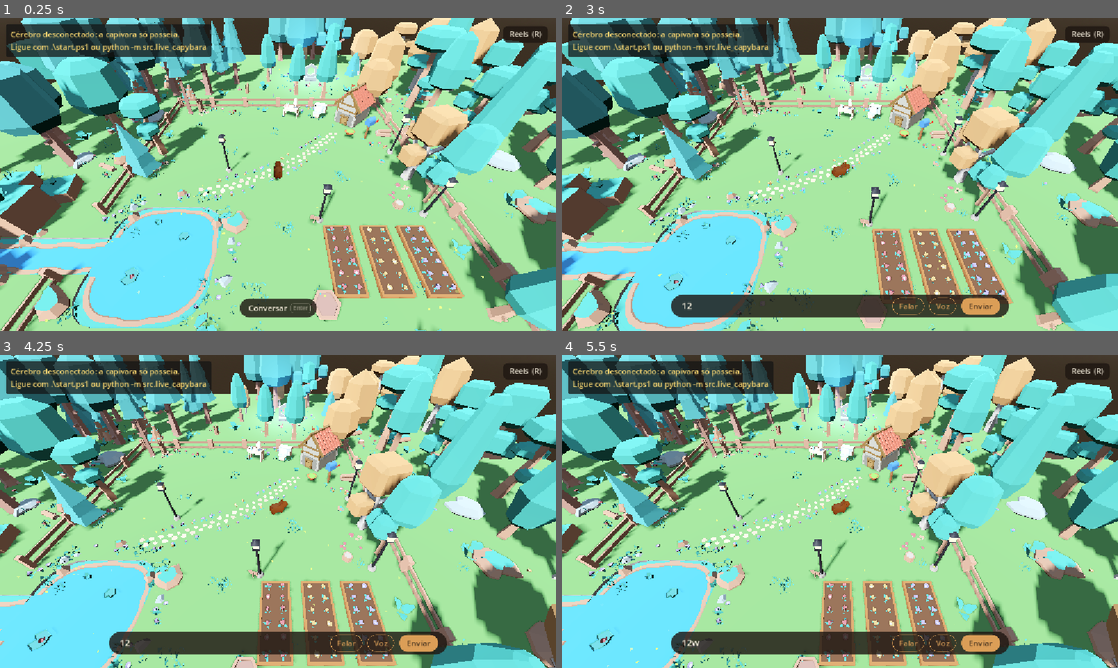
Above: before the commit, frames 1-4 (two rows, left to right).
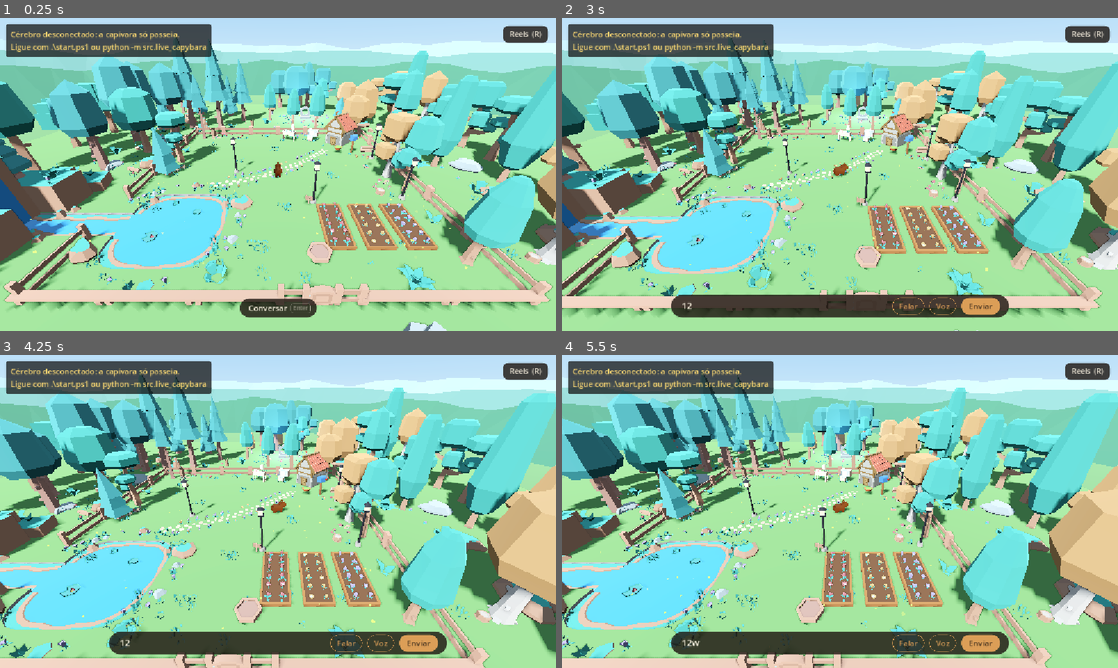
Above: after the commit, the same moments.

Repository: MatheusPatricioo/capivara-ia
Game: Godot game, scene res://scenes/world.tscn
Same seed, same stepped clock (60 frames per second), same inputs: the game is played once before the commit and once after it.
Inputs (mouse positions are in pixels of both pictures, inside the frame that each line leads up to):
- Up to frame 1 (0.25 s): no input
- Up to frame 2 (3 s): click "Conversar" at 0.5 s; click (784, 305) at 1.27 s; type "12" at 1.35 s; click "Falar" at 2 s; tap Enter at 2.75 s; move the mouse to (962, 158) at 2.77 s; hold D (move_right) from 2.78 s (still down); hold Tab (toggle_control_mode) from 2.78 s (still down); click (962, 158) at 2.92 s
- Up to frame 3 (4.25 s): move the mouse to (166, 527) at 3.52 s; release D (move_right) at 3.53 s; release Tab (toggle_control_mode) at 3.53 s; hold S (move_backward) from 3.53 s (still down); tap R (toggle_reels_mode) at 3.6 s
- Up to frame 4 (5.5 s): move the mouse to (895, 442) at 4.27 s; release S (move_backward) at 4.28 s; hold D (move_right) 4.28-5.03 s; tap Enter at 4.35 s; move the mouse to (812, 574) at 5.02 s; hold W (move_forward) from 5.03 s (still down); tap Keypad Enter at 5.1 s; click (812, 574) at 5.17 s

The runs differ from the first frame. In frame 1, 70% of the frame differs, in the area x 0-100%, y 0-100%; in frame 2, 68%; in frame 3, 70%; in frame 4, 70%.

Commit message:
feat: paint the sky with a custom shader with twilight gradients and parallax stars
Also tilts the game camera toward the horizon and adds distant low poly hills, so the sky shows.

Diff:
--- a/world/scenes/world.tscn
+++ b/world/scenes/world.tscn
@@ -114,13 +114,18 @@
 [ext_resource type="Script" uid="uid://cw5lg5n8c8ph3" path="res://scripts/props/stepping_stones.gd" id="stepping_stones"]
 [ext_resource type="PackedScene" path="res://scenes/props/waterfall.tscn" id="waterfall"]
 [ext_resource type="Script" uid="uid://cfp3tmwrvk1xx" path="res://scripts/world_sky.gd" id="world_sky"]
+[ext_resource type="Shader" path="res://shaders/sky.gdshader" id="sky_shader"]
+[ext_resource type="Script" path="res://scripts/scenery/distant_hills.gd" id="distant_hills"]
+[ext_resource type="Script" path="res://scripts/scenery/hill_ring.gd" id="hill_ring"]
 [ext_resource type="PackedScene" path="res://scenes/props/writing_desk.tscn" id="writing_desk"]
 [ext_resource type="Script" uid="uid://np7fn8eueqpg" path="res://scripts/writing_desk/writing_desk_viewer.gd" id="writing_desk_viewer"]
 
-[sub_resource type="ProceduralSkyMaterial" id="ProceduralSkyMaterial_sky"]
+[sub_resource type="ShaderMaterial" id="ShaderMaterial_sky"]
+shader = ExtResource("sky_shader")
 
 [sub_resource type="Sky" id="Sky_main"]
-sky_material = SubResource("ProceduralSkyMaterial_sky")
+sky_material = SubResource("ShaderMaterial_sky")
+process_mode = 1
 
 [sub_resource type="Environment" id="Environment_main"]
 background_mode = 2
@@ -129,6 +134,31 @@
 ssao_enabled = true
 ssao_radius = 0.5
 glow_enabled = true
+fog_aerial_perspective = 1.0
+
+[sub_resource type="Resource" id="HillRing_near"]
+script = ExtResource("hill_ring")
+inner_radius = 26.0
+depth = 8.0
+min_height = 2.0
+max_height = 5.5
+color = Color(0.24, 0.44, 0.33, 1)
+
+[sub_resource type="Resource" id="HillRing_middle"]
+script = ExtResource("hill_ring")
+inner_radius = 40.0
+depth = 12.0
+min_height = 4.0
+max_height = 8.0
+color = Color(0.34, 0.52, 0.48, 1)
+
+[sub_resource type="Resource" id="HillRing_far"]
+script = ExtResource("hill_ring")
+inner_radius = 62.0
+depth = 18.0
+min_height = 6.0
+max_height = 11.0
+color = Color(0.5, 0.63, 0.68, 1)
 
 [sub_resource type="StandardMaterial3D" id="StandardMaterial3D_grass"]
 albedo_color = Color(0.36, 0.55, 0.3, 1)
@@ -161,6 +191,10 @@
 sun = NodePath("../Sun")
 world_environment = NodePath("../Environment")
 
+[node name="DistantHills" type="MeshInstance3D" parent="."]
+script = ExtResource("distant_hills")
+rings = Array[ExtResource("hill_ring")]([SubResource("HillRing_near"), SubResource("HillRing_middle"), SubResource("HillRing_far")])
+
 [node name="Floor" type="CSGCombiner3D" parent="." unique_id=6226552 groups=["navigation_source"]]
 
 [node name="Ground" type="CSGBox3D" parent="Floor" unique_id=2076397803]
@@ -217,7 +251,7 @@
 transform = Transform3D(1, 0, 0, 0, 1, 0, 0, 0, 1, 0, -0.11967622, 0)
 
 [node name="Camera3D" type="Camera3D" parent="Capybara" unique_id=1340388870]
-transform = Transform3D(1, 0, 0, 0, 0.70710677, 0.70710677, 0, -0.70710677, 0.70710677, 0, 6, 6)
+transform = Transform3D(1, 0, 0, 0, 0.8660254, 0.5, 0, -0.5, 0.8660254, 0, 5, 8.660254)
 
 [node name="Nature" type="Node3D" parent="." unique_id=1789617569 groups=["navigation_source"]]
 
--- /dev/null
+++ b/world/scripts/scenery/distant_hills.gd
@@ -0,0 +1,99 @@
+@tool
+class_name DistantHills
+extends MeshInstance3D
+
+## Rings of low poly hills far around the world, over a wide ground, so the edge of the
+## floor meets the sky with depth instead of a flat band. The mesh is built in code
+## (one draw call for everything); press "Rebuild hills" after changing a ring.
+
+## Rough, faceted ridges: each ring is cut into this many slices around the circle.
+@export_range(12, 256) var segments: int = 72
+@export var rings: Array[HillRing] = []
+## The wide ground starts under the floor's edge and runs to here.
+@export var ground_inner_radius: float = 16.5
+@export var ground_outer_radius: float = 140.0
+## Below the floor, so the two never fight over the same pixels.
+@export var ground_height: float = -0.25
+@export var ground_color: Color = Color(0.33, 0.5, 0.3)
+## Changing the seed gives another shape of ridges.
+@export var noise_seed: int = 7
+## How often the ridge goes up and down: higher values give more, narrower peaks.
+@export var noise_frequency: float = 0.06
+@export_tool_button("Rebuild hills") var rebuild_action: Callable = build
+
+
+func _ready() -> void:
+	build()
+
+
+func build() -> void:
+	var surface := SurfaceTool.new()
+	surface.begin(Mesh.PRIMITIVE_TRIANGLES)
+	# No shared smoothing: every triangle keeps its own normal, the low poly look.
+	surface.set_smooth_group(-1)
+	_add_ground(surface)
+	var noise := FastNoiseLite.new()
+	noise.seed = noise_seed
+	noise.frequency = noise_frequency
+	for ring_index: int in rings.size():
+		if rings[ring_index] != null:
+			_add_ring(surface, rings[ring_index], noise, ring_index)
+	surface.generate_normals()
+	mesh = surface.commit()
+	material_override = _flat_material()
+	cast_shadow = GeometryInstance3D.SHADOW_CASTING_SETTING_OFF
+
+
+## A flat ring of ground from under the floor's edge out to the far hills.
+func _add_ground(surface: SurfaceTool) -> void:
+	surface.set_color(ground_color)
+	for segment_index: int in segments:
+		var angle_start: float = TAU * segment_index / segments
+		var angle_end: float = TAU * (segment_index + 1) / segments
+		var inner_start: Vector3 = _point(angle_start, ground_inner_radius, ground_height)
+		var inner_end: Vector3 = _point(angle_end, ground_inner_radius, ground_height)
+		var outer_start: Vector3 = _point(angle_start, ground_outer_radius, ground_height)
+		var outer_end: Vector3 = _point(angle_end, ground_outer_radius, ground_height)
+		_add_quad(surface, inner_start, inner_end, outer_end, outer_start)
+
+
+## A slope that rises outward from the foot to a bumpy ridge, facing the world's center.
+func _add_ring(surface: SurfaceTool, ring: HillRing, noise: FastNoiseLite, ring_index: int) -> void:
+	surface.set_color(ring.color)
+	var ridge_radius: float = ring.inner_radius + ring.depth
+	for segment_index: int in segments:
+		var angle_start: float = TAU * segment_index / segments
+		var angle_end: float = TAU * (segment_index + 1) / segments
+		var foot_start: Vector3 = _point(angle_start, ring.inner_radius, ground_height)
+		var foot_end: Vector3 = _point(angle_end, ring.inner_radius, ground_height)
+		var ridge_start: Vector3 = _point(angle_start, ridge_radius, _ridge_height(ring, noise, ring_index, angle_start))
+		var ridge_end: Vector3 = _point(angle_end, ridge_radius, _ridge_height(ring, noise, ring_index, angle_end))
+		_add_quad(surface, foot_start, foot_end, ridge_end, ridge_start)
+
+
+## Samples the noise around a circle, so the ridge closes on itself without a seam.
+## Each ring reads its own slice of the noise, so the rings do not share their peaks.
+func _ridge_height(ring: HillRing, noise: FastNoiseLite, ring_index: int, angle: float) -> float:
+	var circle_radius: float = ring.inner_radius + ring.depth
+	var sample: float = noise.get_noise_3d(cos(angle) * circle_radius, sin(angle) * circle_radius, ring_index * 100.0)
+	return lerpf(ring.min_height, ring.max_height, (sample + 1.0) * 0.5)
+
+
+## Two triangles in clockwise order (Godot's front face) as seen from the world's center:
+## near_start and near_end are the inner edge, far_end and far_start the outer one.
+func _add_quad(surface: SurfaceTool, near_start: Vector3, near_end: Vector3, far_end: Vector3, far_start: Vector3) -> void:
+	for corner: Vector3 in [near_start, far_start, far_end, near_start, far_end, near_end]:
+		surface.add_vertex(corner)
+
+
+func _point(angle: float, radius: float, height: float) -> Vector3:
+	return Vector3(cos(angle) * radius, height, sin(angle) * radius)
+
+
+func _flat_material() -> StandardMaterial3D:
+	var material := StandardMaterial3D.new()
+	material.vertex_color_use_as_albedo = true
+	# The ring colors are picked in the Inspector, in sRGB like every other color there.
+	material.vertex_color_is_srgb = true
+	material.roughness = 1.0
+	return material
--- /dev/null
+++ b/world/scripts/scenery/hill_ring.gd
@@ -0,0 +1,16 @@
+@tool
+class_name HillRing
+extends Resource
+
+## One ring of distant hills around the world, edited in the Inspector of DistantHills.
+## Farther rings should be lighter and bluer: that fading is what makes them look far.
+
+## Distance from the world's center to the foot of the hills.
+@export var inner_radius: float = 26.0
+## How far the slope runs outward, from the foot to the ridge.
+@export var depth: float = 8.0
+## Lowest and highest points of the ridge. The game camera sits about 5 m high, so a
+## ridge much taller than that hides the sunset behind it.
+@export var min_height: float = 2.0
+@export var max_height: float = 5.0
+@export var color: Color = Color(0.25, 0.45, 0.35)
--- a/world/scripts/world_sky.gd
+++ b/world/scripts/world_sky.gd
@@ -5,6 +5,8 @@
 ## (Brain.sky_changed); between messages the sun moves on its own, so it never jumps.
 ## Until the first message the scene keeps the look it has in the editor.
 ## Lights that turn on at night find the sky by its group and follow daylight_changed.
+## The sky shader (shaders/sky.gdshader) owns the colors; this script only sends it
+## the state: daylight, sun direction, clouds and whether it is morning or afternoon.
 
 ## How much daylight there is, from 0 (night) to 1 (full day). Sent on every repaint.
 signal daylight_changed(daylight: float)
@@ -17,10 +19,6 @@
 const REPAINT_SECONDS: float = 0.25
 ## Seconds for a new weather to settle in, so rain starts and clouds come little by little.
 const WEATHER_TRANSITION_SECONDS: float = 8.0
-const NIGHT_SKY_TOP: Color = Color(0.02, 0.03, 0.09)
-const NIGHT_SKY_HORIZON: Color = Color(0.06, 0.08, 0.16)
-const OVERCAST_SKY: Color = Color(0.5, 0.52, 0.56)
-const TWILIGHT_HORIZON: Color = Color(0.95, 0.55, 0.35)
 const LOW_SUN_COLOR: Color = Color(1.0, 0.72, 0.5)
 const MOON_COLOR: Color = Color(0.6, 0.7, 1.0)
 const MOON_ENERGY: float = 0.25
@@ -50,10 +48,7 @@
 var _overcast: float = 0.0
 var _rain_strength: float = 0.0
 var _fog_density: float = 0.0
-var _sky_material: ProceduralSkyMaterial
-var _day_sky_top: Color
-var _day_sky_horizon: Color
-var _day_ground_bottom: Color
+var _sky_material: ShaderMaterial
 var _sun_energy: float
 var _sun_yaw: float
 var _rain: WorldRain
@@ -65,10 +60,7 @@
 
 
 func _ready() -> void:
-	_sky_material = world_environment.environment.sky.sky_material as ProceduralSkyMaterial
-	_day_sky_top = _sky_material.sky_top_color
-	_day_sky_horizon = _sky_material.sky_horizon_color
-	_day_ground_bottom = _sky_material.ground_bottom_color
+	_sky_material = world_environment.environment.sky.sky_material as ShaderMaterial
 	_sun_energy = sun.light_energy
 	_sun_yaw = sun.rotation.y
 	_rain = WorldRain.new()
@@ -119,7 +111,7 @@
 	var elevation: float = sin(sun_angle)
 	current_daylight = smoothstep(0.0, 0.3, elevation)
 	_place_light(sun_angle, elevation, current_daylight)
-	_paint_sky(elevation, current_daylight)
+	_paint_sky(sun_angle, current_daylight)
 	_rain.fall(_rain_strength)
 	daylight_changed.emit(current_daylight)
 
@@ -134,25 +126,21 @@
 	sun.light_color = MOON_COLOR.lerp(sun_color, daylight)
 
 
-func _paint_sky(elevation: float, daylight: float) -> void:
-	var clear_top: Color = NIGHT_SKY_TOP.lerp(_day_sky_top, daylight)
-	var clear_horizon: Color = NIGHT_SKY_HORIZON.lerp(_day_sky_horizon, daylight)
-	# An orange horizon around sunrise and sunset, hidden by clouds.
-	var twilight: float = (1.0 - clampf(absf(elevation) / 0.2, 0.0, 1.0)) * (1.0 - _overcast)
-	clear_horizon = clear_horizon.lerp(TWILIGHT_HORIZON, twilight * 0.6)
-	var clouds: Color = _dimmed(OVERCAST_SKY, lerpf(0.12, 1.0, daylight))
-	_sky_material.sky_top_color = clear_top.lerp(clouds, _overcast)
-	_sky_material.sky_horizon_color = clear_horizon.lerp(clouds, _overcast)
-	_sky_material.ground_horizon_color = _sky_material.sky_horizon_color
-	_sky_material.ground_bottom_color = _dimmed(_day_ground_bottom, lerpf(0.2, 1.0, daylight))
+## Sends the state to the sky shader; the fog takes its color from the sky itself
+## (fog_aerial_perspective in the scene), so it follows the shader's colors.
+func _paint_sky(sun_angle: float, daylight: float) -> void:
+	_sky_material.set_shader_parameter(&"daylight", daylight)
+	_sky_material.set_shader_parameter(&"sun_direction", _direction_toward_sun(sun_angle))
+	_sky_material.set_shader_parameter(&"overcast", _overcast)
+	_sky_material.set_shader_parameter(&"dusk", 1.0 if _day_fraction >= 0.5 else 0.0)
 	var environment: Environment = world_environment.environment
 	environment.ambient_light_color = NIGHT_AMBIENT
 	environment.ambient_light_sky_contribution = lerpf(0.5, 1.0, daylight)
 	environment.fog_enabled = _fog_density > 0.001
 	environment.fog_density = _fog_density
-	environment.fog_light_color = _sky_material.sky_horizon_color
 
 
-## Darker color with the same alpha (Color * float would also scale the alpha).
-func _dimmed(color: Color, brightness: float) -> Color:
-	return Color(color.r * brightness, color.g * brightness, color.b * brightness, color.a)
+## The light shines along its -Z axis, so +Z of the sun's rotation points toward the sun.
+## Uses the sun's own angle even at night, when the light itself plays the moon.
+func _direction_toward_sun(sun_angle: float) -> Vector3:
+	return Basis.from_euler(Vector3(-sun_angle, _sun_yaw, 0.0)).z
--- /dev/null
+++ b/world/shaders/sky.gdshader
@@ -0,0 +1,204 @@
+shader_type sky;
+
+// The world's sky: day, night, dawn and dusk gradients and the sun.
+// Colors and intensities are tuned in the Inspector; the "state" group is written
+// by WorldSky on every repaint, so editing it by hand has no lasting effect.
+
+group_uniforms state;
+// How much daylight there is, from 0 (night) to 1 (full day).
+uniform float daylight : hint_range(0.0, 1.0) = 1.0;
+// Direction from the world toward the sun (it points down at night).
+uniform vec3 sun_direction = vec3(0.0, 1.0, 0.0);
+// How much the clouds cover the sky, from 0 (clear) to 1 (overcast).
+uniform float overcast : hint_range(0.0, 1.0) = 0.0;
+// 0 in the morning (dawn colors), 1 in the afternoon (dusk colors).
+uniform float dusk : hint_range(0.0, 1.0) = 0.0;
+
+group_uniforms day;
+uniform vec3 day_top_color : source_color = vec3(0.32, 0.58, 0.9);
+uniform vec3 day_horizon_color : source_color = vec3(0.72, 0.86, 0.96);
+
+group_uniforms night;
+uniform vec3 night_top_color : source_color = vec3(0.02, 0.03, 0.09);
+uniform vec3 night_horizon_color : source_color = vec3(0.06, 0.08, 0.16);
+
+group_uniforms twilight;
+uniform vec3 dawn_color : source_color = vec3(1.0, 0.62, 0.58);
+uniform vec3 dusk_color : source_color = vec3(0.98, 0.52, 0.3);
+uniform float twilight_strength : hint_range(0.0, 1.0) = 0.7;
+// How high above the horizon the warm band climbs.
+uniform float twilight_height : hint_range(0.05, 1.0) = 0.35;
+// How far below and above the horizon the sun still paints the band.
+uniform float twilight_sun_window : hint_range(0.05, 0.6) = 0.25;
+// Warmth left on the side of the sky away from the sun.
+uniform float twilight_far_side : hint_range(0.0, 1.0) = 0.3;
+
+group_uniforms sun;
+uniform vec3 sun_color : source_color = vec3(1.0, 0.97, 0.88);
+uniform vec3 sun_low_color : source_color = vec3(1.0, 0.6, 0.35);
+// Radius of the sun disc, as an angle in radians.
+uniform float sun_size : hint_range(0.005, 0.2) = 0.045;
+// Above 1 the disc goes past white and the glow effect makes it shine.
+uniform float sun_intensity : hint_range(0.0, 16.0) = 4.0;
+uniform float sun_halo_strength : hint_range(0.0, 2.0) = 0.35;
+// Higher values keep the halo closer to the disc.
+uniform float sun_halo_tightness : hint_range(1.0, 256.0) = 24.0;
+
+group_uniforms clouds;
+uniform vec3 overcast_color : source_color = vec3(0.5, 0.52, 0.56);
+// Brightness of the overcast sky at night, relative to the day.
+uniform float overcast_night_brightness : hint_range(0.0, 1.0) = 0.12;
+
+group_uniforms stars;
+uniform vec3 star_color : source_color = vec3(0.85, 0.9, 1.0);
+// Some stars lean toward this color, so the sky is not all the same white.
+uniform vec3 star_warm_color : source_color = vec3(1.0, 0.86, 0.66);
+// Above 1 the brightest stars go past white and the glow effect makes them shine.
+uniform float star_intensity : hint_range(0.0, 8.0) = 2.0;
+// How many grid cells fit across the sky: more cells, smaller and closer stars.
+// The far layer stays put; the near layer, fewer and bigger stars, slides a little as
+// the camera moves (parallax), as if it hung at star_near_distance meters.
+uniform float star_density : hint_range(10.0, 200.0) = 70.0;
+uniform float star_near_density : hint_range(10.0, 200.0) = 30.0;
+uniform float star_near_distance : hint_range(5.0, 500.0) = 40.0;
+// Brightness of the far layer next to the near one: faint stars read as far away.
+uniform float star_far_brightness : hint_range(0.0, 1.0) = 0.6;
+// Cloud cover (overcast) at which the stars are all hidden: a rainy sky shows none.
+uniform float star_cloud_cutoff : hint_range(0.01, 1.0) = 0.7;
+// Fraction of the cells that hold a star.
+uniform float star_amount : hint_range(0.0, 1.0) = 0.35;
+// Star radius as a fraction of a cell, for the smallest and the largest star.
+uniform float star_size_min : hint_range(0.01, 0.3) = 0.08;
+uniform float star_size_max : hint_range(0.01, 0.3) = 0.2;
+uniform float twinkle_speed : hint_range(0.0, 10.0) = 1.5;
+// How much a star dims at the low point of its twinkle.
+uniform float twinkle_strength : hint_range(0.0, 1.0) = 0.45;
+// Sun heights where the stars start to fade in (fade_start) and are all gone (fade_end):
+// they show before the sun is fully down and leave as dawn comes.
+uniform float star_fade_start : hint_range(-1.0, 0.0) = -0.2;
+uniform float star_fade_end : hint_range(-0.5, 0.5) = 0.03;
+// How high above the horizon the stars reach full brightness. Small, since the game
+// camera sees only a thin band of sky above the hills.
+uniform float star_horizon_fade : hint_range(0.001, 0.5) = 0.04;
+
+group_uniforms lighting;
+// How strongly the sky lights the world, apart from how it looks: a vivid sky stays
+// vivid while the light it casts is softer and less colored.
+uniform float sky_light_strength : hint_range(0.0, 2.0) = 0.7;
+// 0 lights the world with a gray of the same brightness, 1 with the sky's full color.
+uniform float sky_light_saturation : hint_range(0.0, 1.0) = 0.4;
+// Brightness of the lower half of the sky in the lighting snapshot (radiance): the
+// world is lit from below by it, so a full-bright lower sky washes everything out.
+uniform float lower_sky_light : hint_range(0.0, 1.0) = 0.3;
+// How far below the horizon that darkening takes to settle in.
+uniform float lower_sky_blend : hint_range(0.001, 1.0) = 0.3;
+
+group_uniforms;
+
+
+vec3 base_gradient(float upward) {
+	// The square root keeps the pale horizon band thin and the top color wide.
+	float top_blend = sqrt(upward);
+	vec3 day_sky = mix(day_horizon_color, day_top_color, top_blend);
+	vec3 night_sky = mix(night_horizon_color, night_top_color, top_blend);
+	return mix(night_sky, day_sky, daylight);
+}
+
+// How much of the warm band shows: the sun near the horizon, the eye low and toward the sun.
+float twilight_amount(vec3 eye_direction, float upward) {
+	float sun_near_horizon = 1.0 - smoothstep(0.0, twilight_sun_window, abs(sun_direction.y));
+	float low_in_sky = 1.0 - smoothstep(0.0, twilight_height, upward);
+	// Guarded so a sun straight up (no horizontal direction) does not divide by zero.
+	vec2 sun_flat = sun_direction.xz / max(length(sun_direction.xz), 0.0001);
+	float toward_sun = dot(eye_direction.xz, sun_flat) * 0.5 + 0.5;
+	float side = mix(twilight_far_side, 1.0, toward_sun * toward_sun);
+	return sun_near_horizon * low_in_sky * side * twilight_strength;
+}
+
+vec3 sun_light(vec3 eye_direction) {
+	float facing = dot(eye_direction, sun_direction);
+	float angle = acos(clamp(facing, -1.0, 1.0));
+	float disc = 1.0 - smoothstep(sun_size * 0.85, sun_size, angle);
+	float halo = pow(max(facing, 0.0), sun_halo_tightness) * sun_halo_strength;
+	float sun_height = smoothstep(0.0, 0.4, sun_direction.y);
+	vec3 color = mix(sun_low_color, sun_color, sun_height);
+	return color * (disc * sun_intensity + halo);
+}
+
+// Three pseudo-random numbers from 0 to 1, always the same for the same cell.
+vec3 hash_cell(vec3 cell) {
+	vec3 mixed = fract(cell * vec3(0.1031, 0.1030, 0.0973));
+	mixed += dot(mixed, mixed.yxz + 33.33);
+	return fract((mixed.xxy + mixed.yxx) * mixed.zyx);
+}
+
+// The sky is cut into a 3D grid of cells; some cells hold one star at a random spot.
+// The layer seed keeps the two layers from sharing the same random stars.
+vec3 star_light(vec3 eye_direction, float density, float layer_seed) {
+	vec3 cell = floor(eye_direction * density);
+	vec3 random = hash_cell(cell + layer_seed);
+	if (random.x > star_amount) {
+		return vec3(0.0);
+	}
+	// The spot sits inside the cell, then is pulled onto the sky sphere.
+	vec3 star_direction = normalize(cell + 0.25 + random * 0.5);
+	float distance_in_cells = length(eye_direction - star_direction) * density;
+	float size = mix(star_size_min, star_size_max, random.y);
+	float shape = 1.0 - smoothstep(size * 0.4, size, distance_in_cells);
+	// Each star twinkles at its own speed and moment.
+	float wave = sin(TIME * twinkle_speed * (0.5 + random.z) + random.y * TAU) * 0.5 + 0.5;
+	float twinkle = 1.0 - twinkle_strength * wave;
+	vec3 color = mix(star_color, star_warm_color, random.z * random.z);
+	return color * shape * twinkle * mix(0.35, 1.0, random.y) * star_intensity;
+}
+
+// Stars show only at night, fade near the horizon and hide behind the clouds.
+float star_visibility(vec3 eye_direction) {
+	float night = 1.0 - smoothstep(star_fade_start, star_fade_end, sun_direction.y);
+	float above_horizon = smoothstep(0.0, star_horizon_fade, eye_direction.y);
+	float behind_clouds = smoothstep(0.0, star_cloud_cutoff, overcast);
+	return night * above_horizon * (1.0 - behind_clouds);
+}
+
+// Both star layers. The near one is read where the eye meets a sphere of radius
+// star_near_distance around the world's center, seen from the camera: as the camera
+// moves, that spot shifts, while the far layer (at infinity) does not.
+vec3 starfield(vec3 eye_direction, vec3 camera_position) {
+	vec3 near_direction = normalize(eye_direction + camera_position / star_near_distance);
+	vec3 near_stars = star_light(near_direction, star_near_density, 17.0);
+	vec3 far_stars = star_light(eye_direction, star_density, 0.0) * star_far_brightness;
+	return near_stars + far_stars;
+}
+
+// The light the sky casts on the world (radiance): softer, less colored and darker below.
+vec3 sky_light(vec3 color, vec3 eye_direction) {
+	float brightness = dot(color, vec3(0.2126, 0.7152, 0.0722));
+	vec3 softened = mix(vec3(brightness), color, sky_light_saturation) * sky_light_strength;
+	return softened * mix(1.0, lower_sky_light, smoothstep(0.0, lower_sky_blend, -eye_direction.y));
+}
+
+// Below the horizon the sky keeps the horizon color, like a far haze: the high game
+// camera sees past the edge of the floor, and the fog takes its color from the sky there.
+void sky() {
+	float upward = clamp(EYEDIR.y, 0.0, 1.0);
+	vec3 color = base_gradient(upward);
+	vec3 twilight_color = mix(dawn_color, dusk_color, dusk);
+	color = mix(color, twilight_color, twilight_amount(EYEDIR, upward));
+
+	vec3 clouds = overcast_color * mix(overcast_night_brightness, 1.0, daylight);
+	color = mix(color, clouds, overcast);
+	// Skipped in the lighting snapshot (radiance): twinkling there would relight the
+	// world every frame, and tiny stars add no light anyway.
+	if (!AT_CUBEMAP_PASS) {
+		color += starfield(EYEDIR, POSITION) * star_visibility(EYEDIR);
+	}
+	// Squared so even a partly cloudy sky already hides most of the sun.
+	float clear_sky = 1.0 - overcast;
+	// The horizon cuts the sun disc, so a setting sun sinks instead of shining from below.
+	float above_horizon = smoothstep(-0.01, 0.01, EYEDIR.y);
+	color += sun_light(EYEDIR) * clear_sky * clear_sky * above_horizon;
+	if (AT_CUBEMAP_PASS) {
+		color = sky_light(color, EYEDIR);
+	}
+	COLOR = color;
+}
Not shown, added: world/scripts/scenery/distant_hills.gd.uid
Not shown, added: world/scripts/scenery/hill_ring.gd.uid
Not shown, added: world/shaders/sky.gdshader.uid
